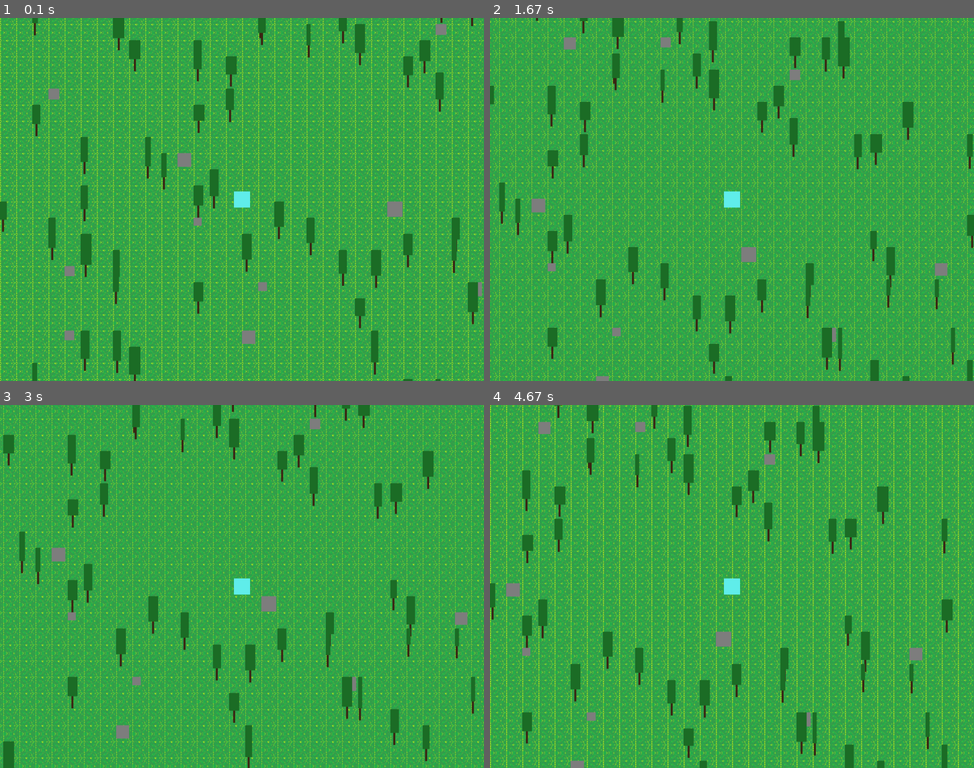
Above: before the commit, frames 1-4 (two rows, left to right).
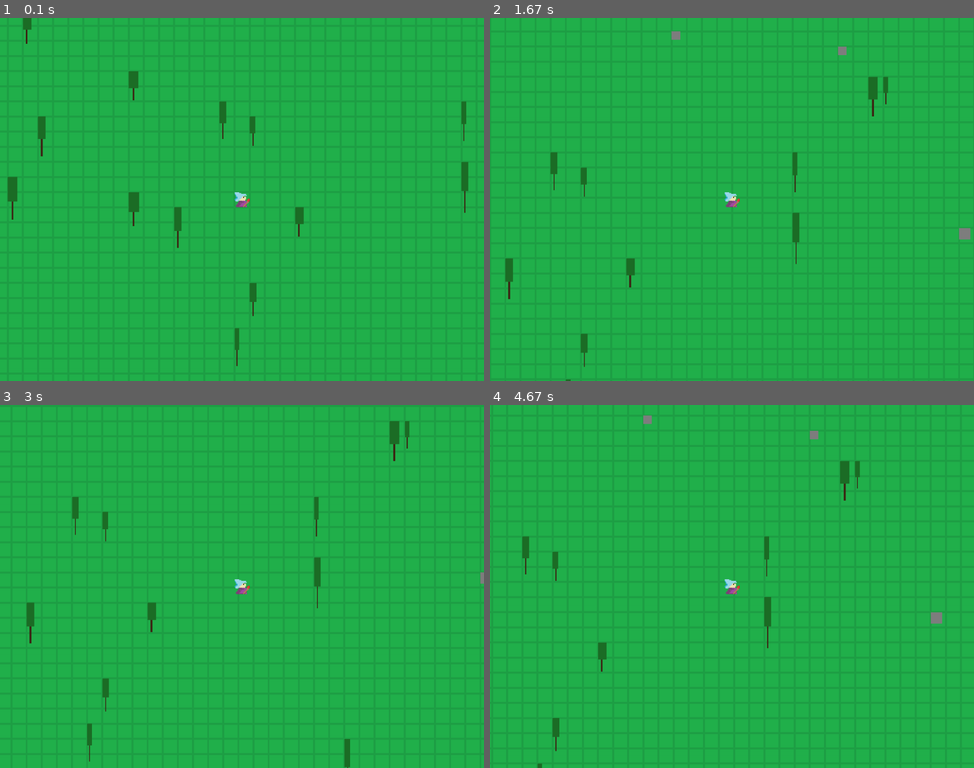
Above: after the commit, the same moments.

Repository: QGoos/game-framework
Game: pygame game, started from TestPyGame.py
Same seed, same stepped clock (60 frames per second), same inputs: the game is played once before the commit and once after it.
Inputs:
- Up to frame 1 (0.1 s): no input
- Up to frame 2 (1.67 s): hold Q 0.33-0.8 s; hold D 0.33-0.8 s; hold D 0.83-1.3 s; hold W 1.33-1.63 s
- Up to frame 3 (3 s): hold D 1.67-2.13 s; hold A 2.17-2.7 s; hold S from 2.73 s (still down)
- Up to frame 4 (4.67 s): release S at 3.03 s; hold A 3.07-3.47 s; hold W 3.5-3.87 s; hold D 3.9-4.53 s; hold S from 4.57 s (still down)

The runs differ from the first frame. In frame 1, 37% of the frame differs, in the area x 0-100%, y 0-100%; in frame 2, 34%; in frame 3, 33%; in frame 4, 36%.

Commit message:
add player and change camera functions

Diff:
--- a/Framework/camera.py
+++ b/Framework/camera.py
@@ -3,18 +3,19 @@
 import pygame
 
 class Camera(pygame.sprite.Group):
-    def __init__(self, screen) -> None:
+    def __init__(self, screen, tilesize) -> None:
         super().__init__()
         self.screen = screen
         self.half_w = screen.get_size()[0] // 2
         self.half_h = screen.get_size()[1] // 2
+        self.tile_size = tilesize
 
         # camera offset
         self.offset = pygame.math.Vector2()
 
         # zoom control
         self.zoom_scale = 1.25
-        self.internal_surface_size = (32*32,32*32*0.75)#tile size in px x number of tiles on screen (in a row/col)
+        self.internal_surface_size = (self.tile_size*32,self.tile_size*32*0.75)#tile size in px x number of tiles on screen (in a row/col)
         self.internal_surface = pygame.Surface(self.internal_surface_size, pygame.SRCALPHA)
         self.internal_rect = self.internal_surface.get_rect(center = (self.half_w,self.half_h))
         self.internal_surface_size_vector = pygame.math.Vector2(self.internal_surface_size)
@@ -60,27 +61,76 @@
             self.internal_surface.blit(entity.getImage(), offset_pos)
 
         scaled_surface = pygame.transform.scale(self.internal_surface, self.internal_surface_size_vector * self.zoom_scale)
-        if self.screen.get_size() >= scaled_surface.get_size():
-            scaled_surface = pygame.transform.scale(scaled_surface, self.screen.get_size())
+        #if self.screen.get_size() >= scaled_surface.get_size():
+            #scaled_surface = pygame.transform.scale(scaled_surface, self.screen.get_size())
         scaled_rect = scaled_surface.get_rect(center = (self.half_w, self.half_h))
 
         self.screen.blit(scaled_surface,scaled_rect)
 
     def draw_background(self, entities, target):
         '''draw background seperately to avoid sorting'''
-
         self.center_target(target)
+        self.internal_surface.fill((255,255,255))
+        self.screen.fill((255,255,255))
 
         for entity in entities:
             offset_pos = entity.getRectCorner() - self.offset + self.internal_offset
             self.internal_surface.blit(entity.getImage(), offset_pos)
 
         # scale the surface with the drawings to the appropriate size
-        scaled_surface = pygame.transform.scale(self.internal_surface,self.internal_surface_size_vector * self.zoom_scale)
+        #scaled_surface = pygame.transform.scale(self.internal_surface,self.internal_surface_size_vector * self.zoom_scale)
         # if the surface is smaller than the window, make it fit the screen
-        if self.screen.get_size() >= scaled_surface.get_size():
-            scaled_surface = pygame.transform.scale(scaled_surface, self.screen.get_size())
-        scaled_rect = scaled_surface.get_rect(center = (self.half_w,self.half_h))
+        #if self.screen.get_size() >= scaled_surface.get_size():
+            #scaled_surface = pygame.transform.scale(scaled_surface, self.screen.get_size())
+        #scaled_rect = scaled_surface.get_rect(center = (self.half_w,self.half_h))
 
         #scaled_rect = scaled_surface.get_rect(center = (self.half_w,self.half_h))
-        self.screen.blit(scaled_surface,scaled_rect)
+        #self.screen.blit(scaled_surface,scaled_rect)
+
+class Camera2(pygame.sprite.Group):
+    def __init__(self, screen, tilesize) -> None:
+        super().__init__()
+        self.screen = screen
+        self.half_w = screen.get_size()[0] // 2
+        self.half_h = screen.get_size()[1] // 2
+        self.tile_size = tilesize
+
+        self.offset = pygame.math.Vector2()
+
+        self.blocks_on_width = 32
+        self.blocks_on_height = self.blocks_on_width*0.75
+        self.internal_screen_size = (tilesize*self.blocks_on_width, tilesize*self.blocks_on_height)
+        self.half_w_2 = self.internal_screen_size[0] // 2
+        self.half_h_2 = self.internal_screen_size[1] // 2
+        self.internal_screen = pygame.Surface(self.internal_screen_size, pygame.SRCALPHA)
+        self.internal_rect = self.internal_screen.get_rect(center = (self.half_w,self.half_h))
+        self.internal_screen_size_vector = pygame.math.Vector2(self.internal_screen_size)
+
+    def center_target(self, entity):
+        self.offset.x = entity.getRect().centerx - self.half_w_2
+        self.offset.y = entity.getRect().centery - self.half_h_2
+
+    def get_camera_x(self):
+        return self.offset.x# + self.internal_offset.x
+
+    def get_camera_y(self):
+        return self.offset.y# + self.internal_offset.y
+
+    def draw(self, entities, target):
+        self.center_target(target)
+
+        # sort by y axis, account for height
+        for entity in sorted(entities, key = lambda entity: entity.centerY() + entity.getZ()):
+            offset_pos = entity.getRectCorner() - self.offset
+            self.internal_screen.blit(entity.getImage(), offset_pos)
+
+        scaled_screen = pygame.transform.scale(self.internal_screen, self.screen.get_size())
+        scaled_screen_rect = scaled_screen.get_rect(center = (self.half_w,self.half_h))
+        self.screen.blit(scaled_screen, scaled_screen_rect)
+
+    def draw_background(self, entities, target):
+        self.center_target(target)
+
+        for entity in entities:
+            offset_pos = entity.getRectCorner() - self.offset
+            self.internal_screen.blit(entity.getImage(), offset_pos)
--- a/Framework/gameFramework.py
+++ b/Framework/gameFramework.py
@@ -4,6 +4,7 @@
 import components.worldObjects as worldObjects
 import random
 from Framework.camera import *
+from Framework.levelHandler import *
 import os
 import time
 
@@ -21,8 +22,11 @@
         self.display_width = display_width
         self.display_height = display_height
         self.game_name = game_name
-        self.chunk_size = 4
-        self.tile_size = 32
+        self.chunk_size = 8
+        self.tile_size = 16
+
+        self.CG = None
+        self.LH = None
 
         # create clock
         self.clock = pygame.time.Clock()
@@ -49,55 +53,21 @@
 
     def set_up_camera_group(self) -> None:
         '''create camera group'''
-        self.CG = Camera(self.screen)
+        self.CG = Camera2(self.screen, self.tile_size)
 
-    def generate_chunk(self,x,y):
-        '''generate a chunk of map, entities and background separate'''
-        chunk_entities = []
-        chunk_entity_tiles = self.generate_background(0,x,y)
-
-        for i in range(random.randrange(0,3)):#range(10):#
-            tmp_wdth = random.randrange(8,24)
-            tmp_hght = random.randrange(32,64)
-            tmp_x = random.randrange(0,self.chunk_size) * self.tile_size + self.chunk_size * x * self.tile_size
-            tmp_y = random.randrange(0,self.chunk_size) * self.tile_size + self.chunk_size * y * self.tile_size
-
-            tmp_obj = worldObjects.Tree(tmp_x,tmp_y, tmp_wdth, tmp_hght, self.CG)
-            chunk_entities.append(tmp_obj.getTrunk())
-            chunk_entities.append(tmp_obj)
-
-        for i in range(random.randrange(0,3)-1):
-            tmp_wdth = random.randrange(16,32)
-            tmp_x = random.randrange(0,self.chunk_size) * self.tile_size + self.chunk_size * x  * self.tile_size
-            tmp_y = random.randrange(0,self.chunk_size) * self.tile_size + self.chunk_size * y  * self.tile_size
-
-            tmp_obj = worldObjects.Rock(tmp_x,tmp_y, tmp_wdth, tmp_wdth, self.CG)
-            chunk_entities.append(tmp_obj)
-
-        return [chunk_entities,chunk_entity_tiles]
-
-    def generate_background(self,tile_identifier,x,y):
-        '''generate background tiles of map'''
-        background = []
-        for y_pos in range(self.chunk_size):
-            for x_pos in range(self.chunk_size):
-                target_x = x * self.chunk_size * self.tile_size + x_pos * self.tile_size
-                target_y = y * self.chunk_size * self.tile_size + y_pos * self.tile_size
-
-                #logic for tile type
-                if tile_identifier == 0:
-                    background.append(worldObjects.BackgroundBlock(target_x, target_y, 32, 32, self.CG))
-
-        return background
+    def set_up_level_handler(self) -> None:
+        '''create a level handler'''
+        self.LH = LevelHandler(self.tile_size, self.chunk_size)
 
     def run_game(self) -> None:
         '''runs a game'''
         pygame.init()
 
         self.set_up_camera_group()
+        self.set_up_level_handler()
 
         # a temp player
-        main_player = player.Player(400,300,32,32,3, self.CG)
+        main_player = player.Player(0,0,self.tile_size,self.tile_size,3, self.CG)
 
         # generate forest
         world_objects = []
@@ -133,24 +103,18 @@
                 entities_to_draw = [main_player]
                 background_entities = []
                 entities = []
-                for y in range(11):#6 #or 10
-                    for x in range(13):#7 #or 12
-                        #offset chunks
-                        target_x = x - 1 + int(self.CG.get_camera_x()/(self.chunk_size * self.tile_size))
-                        target_y = y - 1 + int(self.CG.get_camera_y()/(self.chunk_size * self.tile_size))
-                        target_chunk = str(target_x) + ';' + str(target_y)
-                        # creat or load unloaded chunks
-                        if target_chunk not in chunks:
-                            chunks[target_chunk] = self.generate_chunk(target_x,target_y)
-                        background_entities.extend(chunks[target_chunk][1])
-                        entities_to_draw.extend(chunks[target_chunk][0])
-                        entities.extend(chunks[target_chunk][0])
+
+                loaded = self.LH.load_chunks((self.CG.get_camera_x(), self.CG.get_camera_y()), self.CG)
+
+                background_entities.extend(loaded[1])
+                entities_to_draw.extend(loaded[0])
+                entities = entities_to_draw[1:]
 
                 # add objects that need to be updated separate from unchanging objects
                 self.CG.add(entities)
                 self.CG.add(background_entities)
 
-            last_chunk = f'{main_player.getRectCorner()[0] // (self.chunk_size*self.tile_size)};{main_player.getRectCorner()[1] // (self.chunk_size*self.tile_size)}'
+            last_chunk = self.LH.which_chunk(main_player.getRect())#f'{main_player.getRect().centerx // (self.chunk_size*self.tile_size)};{main_player.getRect().centery // (self.chunk_size*self.tile_size)}'
 
             self.CG.update(self.dt)
             for entity in entities:
@@ -166,7 +130,7 @@
                 self.CG.remove(entities)
                 self.CG.remove(background_entities)
 
-            current_chunk = f'{main_player.getRectCorner()[0] // (self.chunk_size*self.tile_size)};{main_player.getRectCorner()[1] // (self.chunk_size*self.tile_size)}'
+            current_chunk = self.LH.which_chunk(main_player.getRect())#f'{main_player.getRectCorner()[0] // (self.chunk_size*self.tile_size)};{main_player.getRectCorner()[1] // (self.chunk_size*self.tile_size)}'
 
             # tick rate
             self.clock.tick(self.tick_rate)
--- /dev/null
+++ b/Framework/levelHandler.py
@@ -0,0 +1,120 @@
+import random
+import components.worldObjects as worldObjects
+import components.player as player
+from pygame import Rect
+
+
+class LevelHandler():
+    def __init__(self, tile_size: int, chunk_size: int) -> None:
+
+        self.current_level: str = None
+        self.level_chunks = {}
+        self.old_chunks = {}
+        self.new_chunks = {}
+        self.level_live_entities = {}
+
+        self.default_bg_value = 0
+
+        self.tile_size = tile_size
+        self.chunk_size = chunk_size
+
+
+    def generate_new_chunk(self,chunk_name, CG):
+        '''generate a chunk of map, entities and background separate'''
+        chunk_entities = []
+        # convert chunk name to integers
+        x,y = chunk_name.split(';')
+        x,y = int(x),int(y)
+
+        # generate the background
+        chunk_entity_tiles = self.generate_background(x, y, CG)
+
+        # generate foreground objects
+        # to be replaced with a function call to load/generate entities to be there
+        for i in range(random.randrange(0,3)):
+            tmp_wdth = random.randrange(self.tile_size//4,self.tile_size*0.75)
+            tmp_hght = random.randrange(self.tile_size,self.tile_size*2)
+            tmp_x = random.randrange(0,self.chunk_size) * self.tile_size + self.chunk_size * x * self.tile_size
+            tmp_y = random.randrange(0,self.chunk_size) * self.tile_size + self.chunk_size * y * self.tile_size
+
+            tmp_obj = worldObjects.Tree(tmp_x,tmp_y, tmp_wdth, tmp_hght, CG)
+            chunk_entities.append(tmp_obj.getTrunk())
+            chunk_entities.append(tmp_obj)
+
+        for i in range(random.randrange(0,3)-1):
+            tmp_wdth = random.randrange(self.tile_size//2,self.tile_size)
+            tmp_x = random.randrange(0,self.chunk_size) * self.tile_size + self.chunk_size * x  * self.tile_size
+            tmp_y = random.randrange(0,self.chunk_size) * self.tile_size + self.chunk_size * y  * self.tile_size
+
+            tmp_obj = worldObjects.Rock(tmp_x,tmp_y, tmp_wdth, tmp_wdth, CG)
+            chunk_entities.append(tmp_obj)
+
+        self.level_chunks[chunk_name] = [chunk_entities,chunk_entity_tiles]
+
+    def generate_background(self,x,y, CG):
+        '''generate background tiles of map'''
+        background = []
+
+        # create the default background
+        default_x = x * self.chunk_size * self.tile_size
+        default_y = y * self.chunk_size * self.tile_size
+
+        default_bg = worldObjects.BackgroundBlock(default_x, default_y, self.tile_size, self.default_bg_value, CG)
+        default_bg.set_default_chunk_image()
+        background.append(default_bg)
+
+        return background
+
+        # for more interesting backgrounds
+        for y_pos in range(self.chunk_size):
+            for x_pos in range(self.chunk_size):
+                target_x = x * self.chunk_size * self.tile_size + x_pos * self.tile_size
+                target_y = y * self.chunk_size * self.tile_size + y_pos * self.tile_size
+
+                #logic for tile type
+                if tile_map[y_pos][x_pos] == 0:
+                    background.append(worldObjects.BackgroundBlock(target_x, target_y, self.tile_size, self.tile_size, CG))
+
+        return background
+
+    def which_chunk(self, coords: Rect) -> str:
+        return f'{coords.centerx // (self.chunk_size*self.tile_size)};{coords.centery // (self.chunk_size*self.tile_size)}'
+
+    def load_chunks(self, coord, CG):
+        self.reset_new_chunks()
+        onscreens = self.onscreen_chunks(coord)
+
+        sortables = []
+        background = []
+
+        for target_chunk in onscreens:
+            if target_chunk not in self.level_chunks:
+                self.generate_new_chunk(target_chunk, CG)
+
+            res = self.level_chunks[target_chunk]
+            sortables.extend(res[0])
+            background.extend(res[1])
+
+        return[sortables,background]
+        #self.add_new_chunk(target_chunk) this doenst actually happen here
+
+
+    def onscreen_chunks(self, coord):
+        result = []
+        for y in range(-2,4,1):#6 #or 10
+            for x in range(-3,5,1):#7 #or 12
+                #offset chunks
+                target_x = x + int(coord[0]/(self.chunk_size * self.tile_size))
+                target_y = y + int(coord[1]/(self.chunk_size * self.tile_size))
+                result.append(str(target_x) + ';' + str(target_y))
+
+        return result
+
+    def reset_new_chunks(self):
+        self.new_chunks.clear()
+
+    def add_new_chunk(self,chunk_name):
+        self.new_chunks[chunk_name] = self.level_chunks[chunk_name]
+
+    def get_chunk(self,chunk_name):
+        return self.level_chunks[chunk_name]
--- a/components/player.py
+++ b/components/player.py
@@ -10,7 +10,8 @@
         super().__init__(x, y, width, height, group)
         self.speed = speed
         self.pre_move = (x,y)
-        self.image.fill((97, 239, 236))
+        self.image = pygame.image.load(f'./components/graphics/mage_right.png').convert()
+        self.image.set_colorkey((255,255,255))
         self.last_move = [0,0]
         self.setHitbox(width, height//2)
 
@@ -48,7 +49,7 @@
         if keys[pygame.K_e]:
             self.speed = 50
         if keys[pygame.K_q]:
-            self.speed = 5
+            self.speed = 3
 
         self.move(input_vect,dt)
 
--- a/components/worldObjects.py
+++ b/components/worldObjects.py
@@ -2,11 +2,19 @@
 from components import entity
 
 class BackgroundBlock(entity.Entity):
-    def __init__(self, x, y, width, height, group) -> None:
-        super().__init__(x, y, width, height, group)
+    def __init__(self, x, y, size, type_value, group) -> None:
+        super().__init__(x, y, size, size, group)
         self.group = None
         self.z = -1
-        self.image = pygame.image.load('./components/graphics/grass.png')#.fill((181,230,29))
+        self.bg_value = type_value
+        self.image = pygame.image.load(f'./components/graphics/{self.get_background_type(self.bg_value)}.png').convert()
+
+    def set_default_chunk_image(self):
+        self.image = pygame.image.load(f'./components/graphics/{self.get_background_type(self.bg_value)}_chunk_default.png').convert()
+
+    def get_background_type(self, value):
+        values = ['grass2','ice','water','sand','rock']
+        return values[value]
 
 class Tree(entity.Entity):
     def __init__(self, x, y, width, height, group) -> None:
@@ -22,8 +30,8 @@
     def getTrunk(self) -> pygame.Surface:
         '''generate a corresponding trunk to the tree'''
         if(not self.trunk):
-            trunk_width = 4
-            trunk_height = 24
+            trunk_width = self.width//4
+            trunk_height = self.height*3//4
             trunk_x = self.x + (self.width//2) - trunk_width//2
             trunk_y = self.y + self.height
 
--- /dev/null
+++ b/sortEntities.py
@@ -0,0 +1,37 @@
+import entity
+
+def sortByHitbox(ents) -> entity.Entity:
+    num_zs = [0,0,0]
+    for e in ents:
+        num_zs[e.getZ()] += 1
+
+    sortByZ(0, len(ents)-1, ents)
+
+    return ents
+
+def sortByZ(start, end, entities):
+    '''A quicksort for entities by their Z axis value'''
+    if (start < end):
+
+        p = partitionZ(start, end, entities)
+
+        sortByZ(start, p-1, entities)
+        sortByZ(p+1, end, entities)
+
+def partitionZ(start, end, entities) -> int:
+    pivot_index = start
+    pivot = entities[pivot_index].getZ()
+
+    while start < end:
+        while start < len(entities) and entities[start].getZ() <= pivot:
+            start += 1
+
+        while entities[end].getZ() > pivot:
+            end -= 1
+
+        if(start < end):
+            entities[start], entities[end] = entities[end], entities[start]
+
+    entities[end], entities[pivot_index] = entities[pivot_index], entities[end]
+
+    return end
Binary file added: components/graphics/grass2.png
Binary file added: components/graphics/grass2_chunk_default.png
Binary file added: components/graphics/mage_right.png
